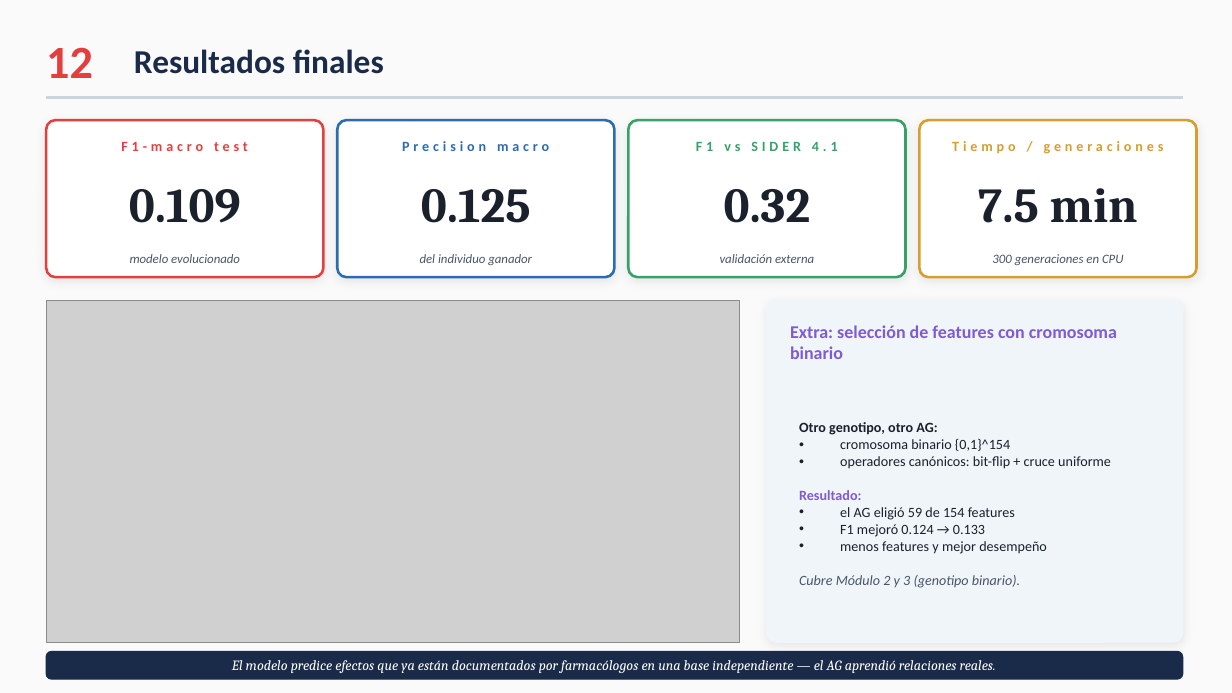
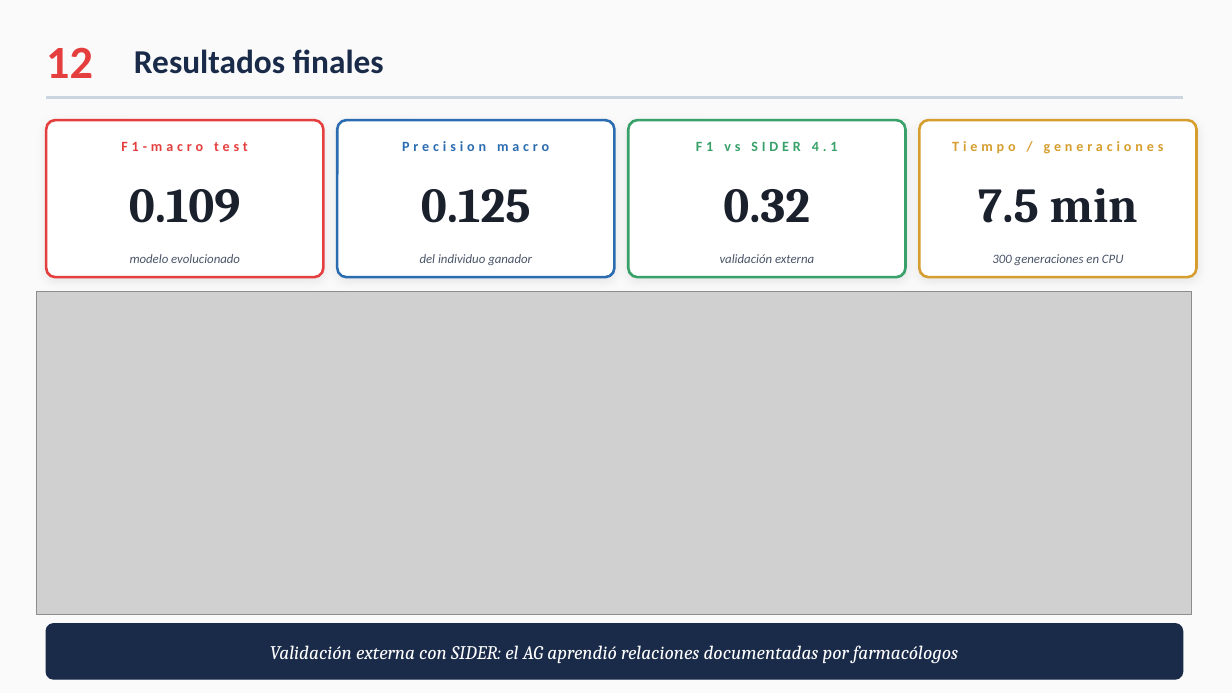
Before and after one commit to ccKabra/farmApp-TCE, a slide deck: slide 15 of PRESENTACION.pptx. Drawn at 1232x693 pixels with LibreOffice and Linux fonts; fonts in the diff are those of the drawing; grey boxes stand for pictures. Boxes give left, top, right and bottom in pixels: in the first picture for what was removed or moved away, otherwise in the second. Text is boxed around its words. In the diff, an @@ line names an element or a change of style, - is before the commit and + after.

```diff
--- a/PRESENTACION.pptx
+++ b/PRESENTACION.pptx
@@ picture: place and size @@
-picture at [46,300,739,642]
+picture at [37,291,1192,615]
@@ rounded rectangle removed at [767,300,1183,642] @@
@@ text removed at [790,325,1117,359] @@
-Extra: selección de features con cromosoma binario
@@ text removed at [799,422,1111,588] @@
-Otro genotipo, otro AG:
-• cromosoma binario {0,1}^154
-• operadores canónicos: bit-flip + cruce uniforme
-Resultado:
-• el AG eligió 59 de 154 features
-• F1 mejoró 0.124 → 0.133
-• menos features y mejor desempeño
-Cubre Módulo 2 y 3 (genotipo binario).
@@ rounded rectangle: place and size @@
-rounded rectangle at [46,652,1183,679]
+rounded rectangle at [46,624,1183,679]
@@ rounded rectangle at [46,624,1183,679]: proportions changed @@
@@ text at [270,645,958,664]: text changed; size 11 to 15 pt @@
-El modelo predice efectos que ya están documentados por farmacólogos en una base independiente — el AG aprendió relaciones reales.
+Validación externa con SIDER: el AG aprendió relaciones documentadas por farmacólogos
```
Also in this commit, not shown: 13 other slides changed, 18 other files.
